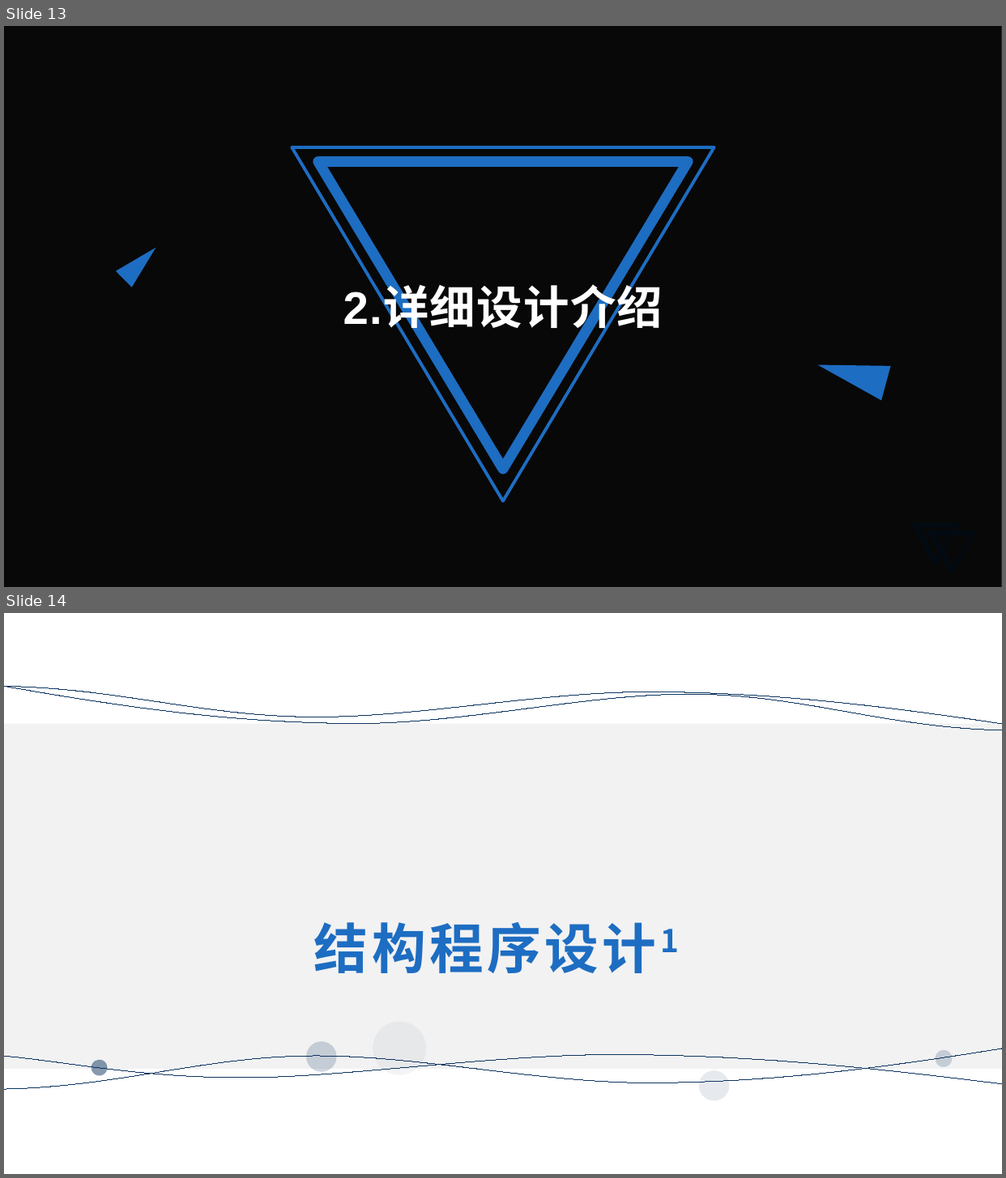
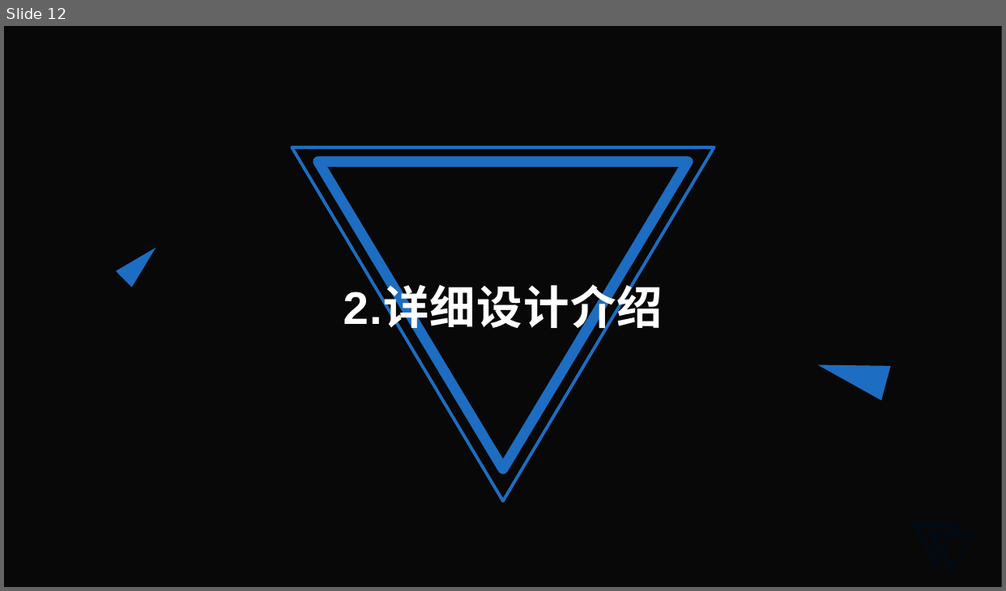
Before and after one commit to xlisses/ruang, a slide deck: detailed_design/项目设计.pptx. Shown one above the other, each under a label of ours: slides 13 and 14 before the commit, slide 12 after it. The pictures are 1006x1178 and 1006x591 pixels, drawn with LibreOffice and Linux fonts; fonts in the diff are those of the drawing; background and template pictures are left out; a plain dark background stands for a picture behind light text. Boxes give left, top, right and bottom in pixels: in the first picture for what was removed or moved away, otherwise in the second. Text is boxed around its words. In the diff, an @@ line names an element or a change of style, - is before the commit and + after.

```diff
--- a/detailed_design/项目设计.pptx
+++ b/detailed_design/项目设计.pptx
@@ slide 14 removed at (4, 613, 1002, 1174), background #FFFFFF @@
@@ freeform shape removed at (4, 687, 1002, 730) @@
@@ freeform shape removed at (4, 687, 1002, 724) @@
@@ rectangle removed at (4, 724, 1002, 1069) @@
@@ text removed at (314, 922, 680, 973) @@
-结构程序设计1
@@ ellipse removed at (373, 1022, 427, 1076) @@
@@ freeform shape removed at (4, 1049, 1002, 1089) @@
@@ ellipse removed at (306, 1042, 337, 1072) @@
@@ freeform shape removed at (4, 1054, 1002, 1084) @@
@@ ellipse removed at (91, 1060, 108, 1076) @@
@@ ellipse removed at (699, 1071, 730, 1102) @@
@@ ellipse removed at (936, 1050, 953, 1067) @@
@@ what was slide 13 is now slide 12 @@
```
Also in this commit, not shown: 7 slides changed, 4 slides added, 2 other slides removed, 7 other files.
